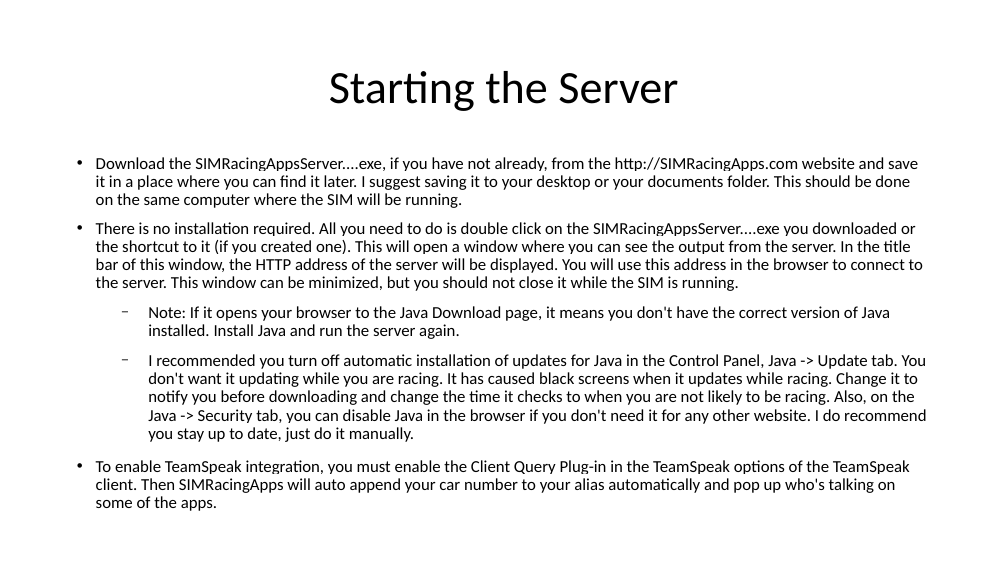
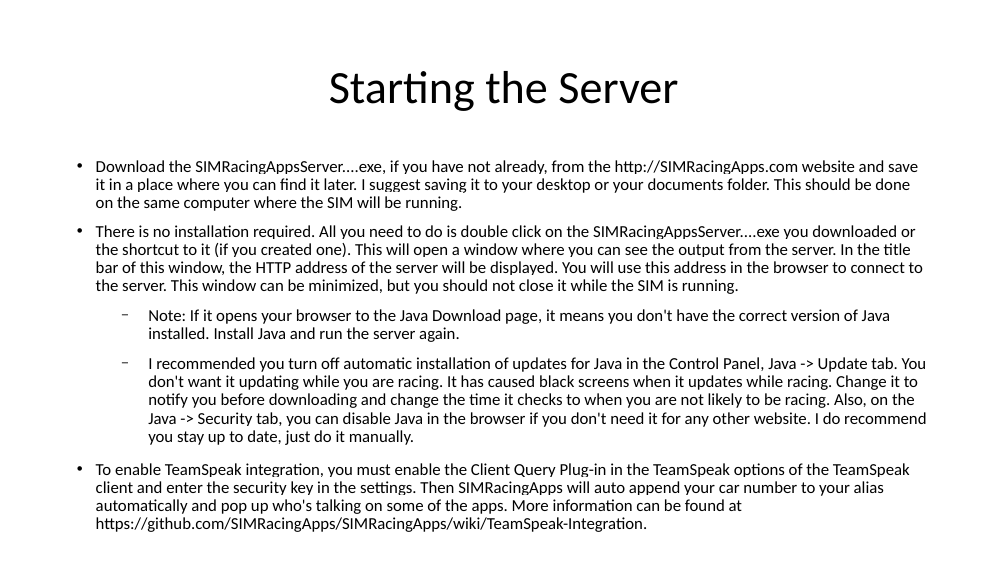
Before and after one commit to SIMRacingApps/SIMRacingApps.github.io, a slide deck: slide 4 of docs/documentation/SIMRacingApps - Quick Start Guide/SIMRacingApps - Quick Start Guide.odp. Drawn at 1008x567 pixels with LibreOffice and Linux fonts; fonts in the diff are those of the drawing. Boxes give left, top, right and bottom in pixels: in the first picture for what was removed or moved away, otherwise in the second. Text is boxed around its words. In the diff, an @@ line names an element or a change of style, - is before the commit and + after.

```diff
--- a/docs/documentation/SIMRacingApps - Quick Start Guide/SIMRacingApps - Quick Start Guide.odp
+++ b/docs/documentation/SIMRacingApps - Quick Start Guide/SIMRacingApps - Quick Start Guide.odp
@@ text at bbox=[96, 463, 910, 532]: text changed @@
-• To enable TeamSpeak integration, you must enable the Client Query Plug-in in the TeamSpeak options of the TeamSpeak client. Then SIMRacingApps will auto append your car number to your alias automatically and pop up who's talking on some of the apps.
+• To enable TeamSpeak integration, you must enable the Client Query Plug-in in the TeamSpeak options of the TeamSpeak client and enter the security key in the settings. Then SIMRacingApps will auto append your car number to your alias automatically and pop up who's talking on some of the apps. More information can be found at https://github.com/SIMRacingApps/SIMRacingApps/wiki/TeamSpeak-Integration.
```
Also in this commit, not shown: 4 other slides changed, 42 other files.
